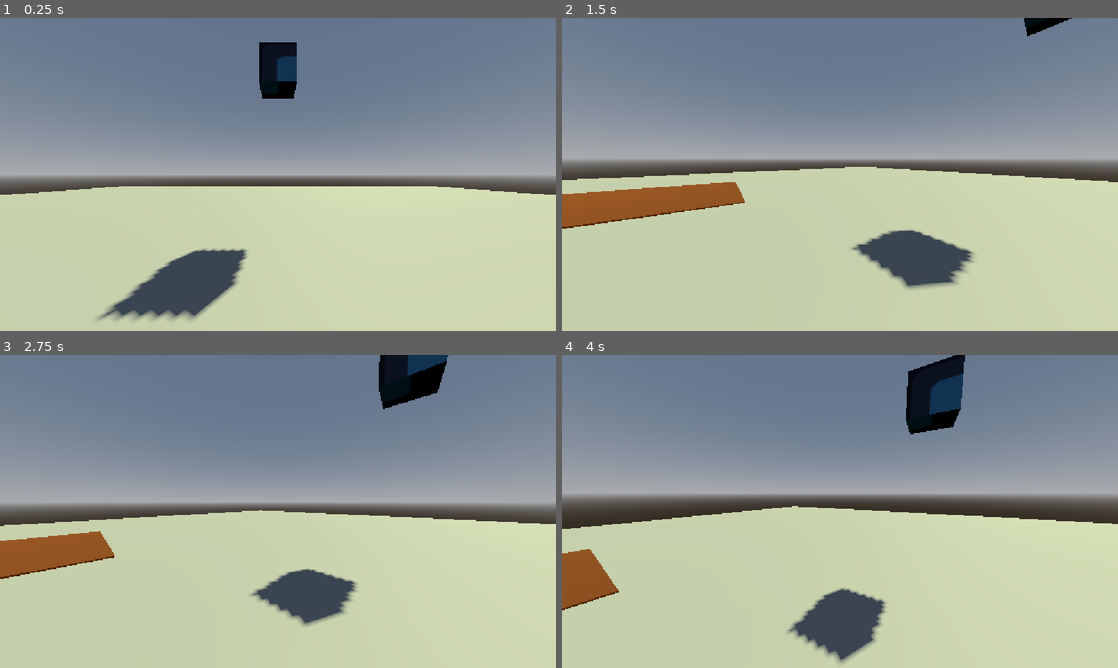
Above: before the commit, frames 1-4 (two rows, left to right).
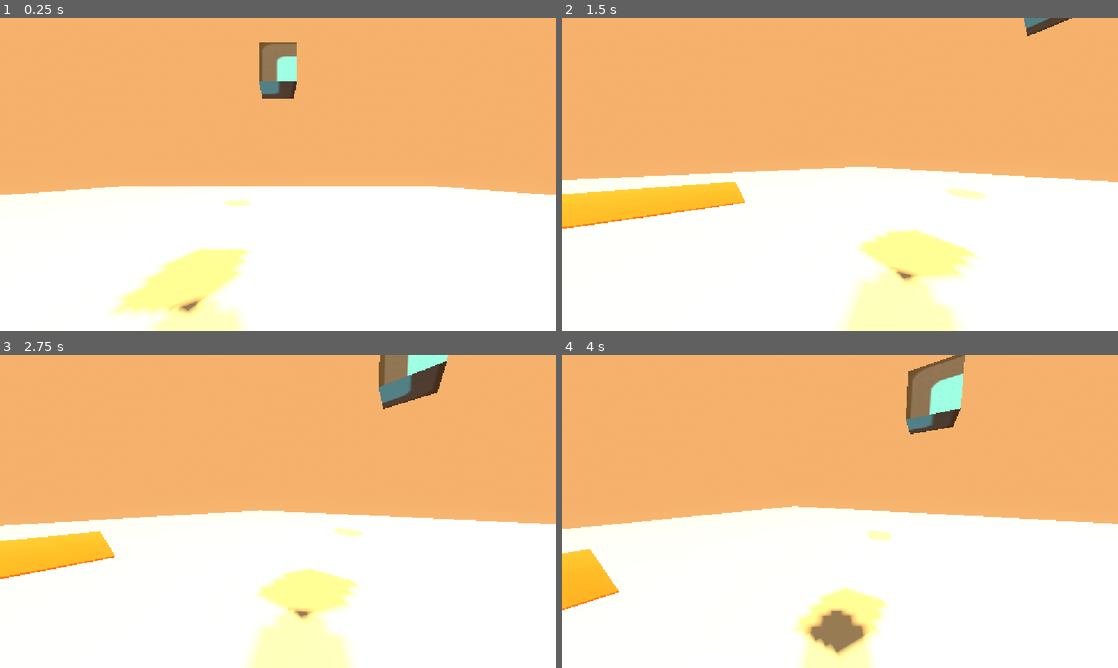
Above: after the commit, the same moments.

Repository: catbot109-blip/One-Roll
Game: Godot game, scene res://character_body_3d.tscn
Two runs of this game, one before a commit and one after it. Both use one fixed random seed, a clock stepped at 60 frames per second and the inputs below. The engine's default icon, where the game draws it, is replaced by a stand-in: a white triangle on a blue panel in a dark square.
Inputs (mouse positions are in pixels of both pictures, inside the frame that each line leads up to):
- Up to frame 1 (0.25 s): no input
- Up to frame 2 (1.5 s): tap Enter (ui_accept) at 0.5, 0.77 s; move the mouse to (962, 158) at 0.52 s; hold Right (ui_right) 0.53-1.28 s; hold Shift 0.53-1.28 s; click (962, 158) at 0.67 s; move the mouse to (812, 174) at 1.27 s; hold Up (ui_up) from 1.28 s (still down); tap Shift at 1.35 s
- Up to frame 3 (2.75 s): keep holding Up (ui_up); tap Enter (ui_accept) at 1.52 s; move the mouse to (289, 505) at 2.02 s; hold Shift from 2.03 s (still down)
- Up to frame 4 (4 s): keep holding Up (ui_up); tap Enter (ui_accept) at 2.75, 3.02, 3.77 s; move the mouse to (834, 517) at 2.77 s; release Shift at 2.78 s; tap Shift at 2.85 s; move the mouse to (878, 514) at 3.52 s; hold Shift from 3.53 s (still down)

The runs differ from the first frame. In frame 1, 100% of the frame differs, in the area x 0-100%, y 0-100%; in frame 2, 100%; in frame 3, 100%; in frame 4, 100%.

Commit message:
Added Lighting

Diff:
--- a/character_body_3d.tscn
+++ b/character_body_3d.tscn
@@ -12,9 +12,21 @@
 sky_material = SubResource("ProceduralSkyMaterial_bu0v1")
 
 [sub_resource type="Environment" id="Environment_fb3t6"]
-background_mode = 2
+background_mode = 1
+background_color = Color(0.9098039, 0.6039216, 0.35686275, 1)
 sky = SubResource("Sky_iwpo4")
+ambient_light_source = 2
+ambient_light_color = Color(1, 0.8784314, 0.6901961, 1)
+ambient_light_energy = 0.8
 glow_enabled = true
+fog_enabled = true
+fog_light_color = Color(0.78431374, 0.60784316, 0.42745098, 1)
+fog_density = 0.015
+fog_height = 10.0
+adjustment_enabled = true
+adjustment_brightness = 1.1
+adjustment_contrast = 1.15
+adjustment_saturation = 1.2
 
 [sub_resource type="PlaneMesh" id="PlaneMesh_i33xl"]
 size = Vector2(40, 40)
@@ -102,6 +114,14 @@
 [node name="WorldEnvironment" type="WorldEnvironment" parent="." unique_id=2037604711]
 environment = SubResource("Environment_fb3t6")
 
+[node name="DirectionalLight3D" type="DirectionalLight3D" parent="WorldEnvironment" unique_id=378533177]
+transform = Transform3D(0.8660254, -0.35355338, 0.35355338, 0, 0.70710677, 0.70710677, -0.5, -0.6123724, 0.6123724, 0, 0, 0)
+light_color = Color(1, 0.8235294, 0.47843137, 1)
+light_energy = 1.2
+shadow_enabled = true
+shadow_bias = 0.5
+shadow_normal_bias = 1.0
+
 [node name="DirectionalLight3D" type="DirectionalLight3D" parent="." unique_id=1597011387]
 transform = Transform3D(-0.8660254, -0.43301278, 0.25, 0, 0.49999997, 0.86602545, -0.50000006, 0.75, -0.43301266, 0, 0, 0)
 light_color = Color(1, 1, 0.6627451, 1)
@@ -148,7 +168,7 @@
 mesh = SubResource("BoxMesh_2dkg6")
 
 [node name="walls" type="MeshInstance3D" parent="waterhouse" unique_id=909106426]
-transform = Transform3D(1, 0, 0, 0, 1, 0, 0, 0, 1, -6.008628, 0.19111812, 4.3751087)
+transform = Transform3D(1, 0, 0, 0, 1, 0, 0, 0, 1.0568386, -6.008628, 0.19111812, 4.3751087)
 material_override = ExtResource("3_c7tqt")
 gi_lightmap_texel_scale = 1.595
 mesh = SubResource("BoxMesh_204hi")
